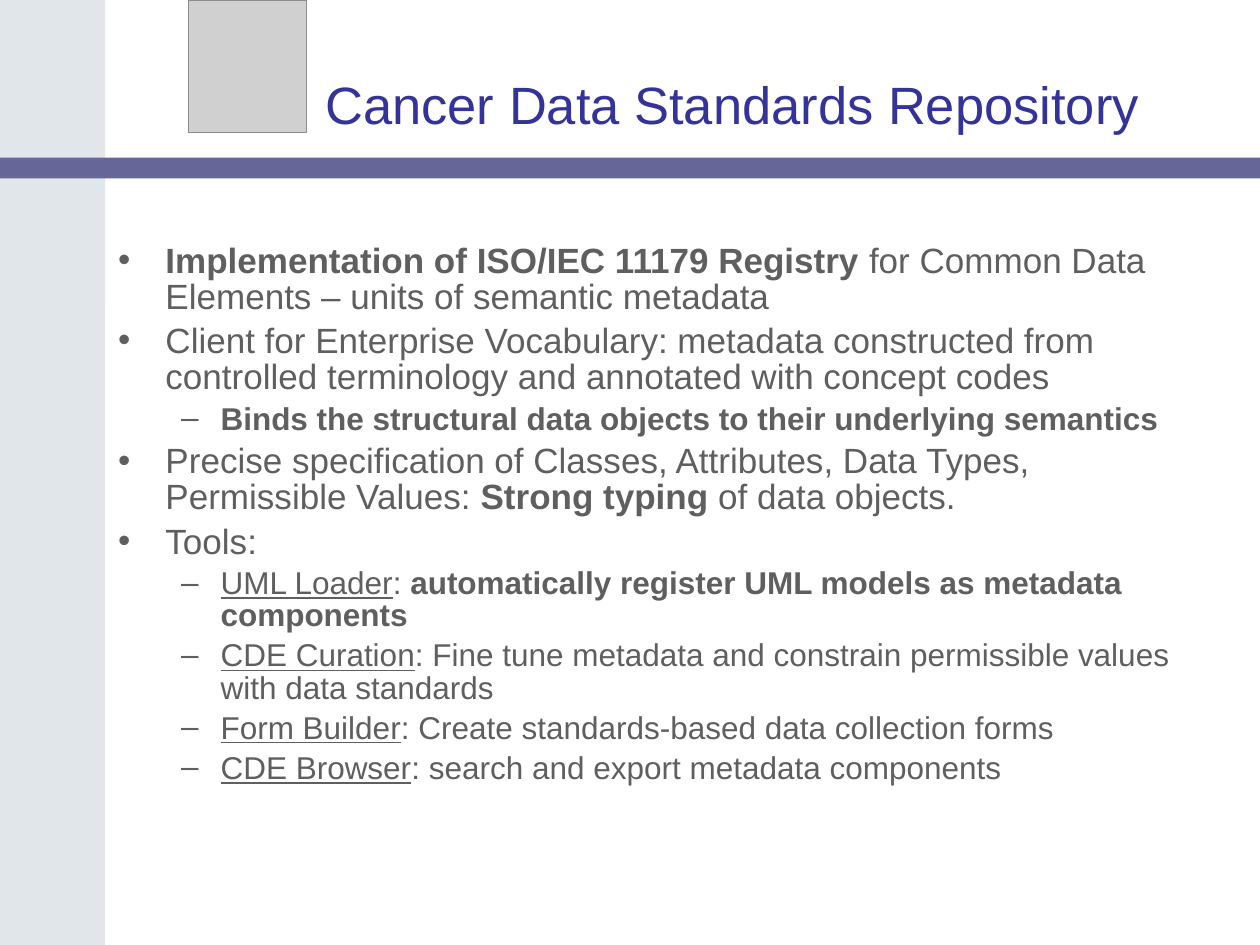
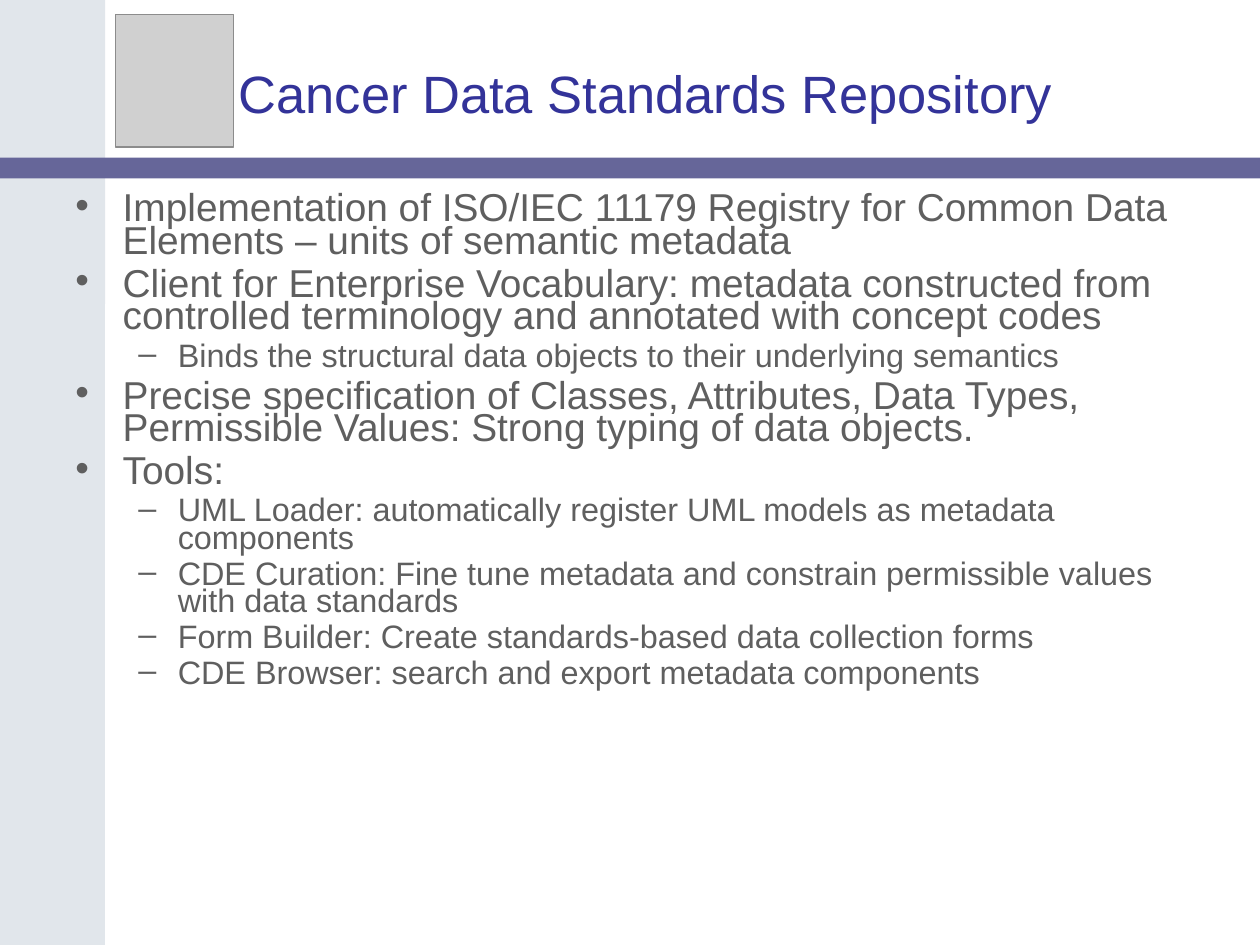
Before and after one commit to NCIP/cagrid-portal, a slide deck: slide 6 of cagrid-1-0/Documentation/presentations/200607_VCDE_ARCH/caGrid-1.0_Beta_Metadata.ppt. Drawn at 1260x945 pixels with LibreOffice and Linux fonts; fonts in the diff are those of the drawing; grey boxes stand for pictures; background and template pictures are left out. Boxes give left, top, right and bottom in pixels: in the first picture for what was removed or moved away, otherwise in the second. Text is boxed around its words. In the diff, an @@ line names an element or a change of style, - is before the commit and + after.

```diff
--- a/cagrid-1-0/Documentation/presentations/200607_VCDE_ARCH/caGrid-1.0_Beta_Metadata.ppt
+++ b/cagrid-1-0/Documentation/presentations/200607_VCDE_ARCH/caGrid-1.0_Beta_Metadata.ppt
@@ picture: place and size @@
-picture at (189,0,307,132)
+picture at (116,14,234,146)
@@ title "Cancer Data Standards Repository": place and size @@
-title "Cancer Data Standards Repository" at (325,86,1139,135)
+title "Cancer Data Standards Repository" at (239,75,1052,124)
@@ text "Implementation of ISO/IEC 11179 Registry ...": place and size @@
-text "Implementation of ISO/IEC 11179 Registry ..." at (165,247,1169,785)
+text "Implementation of ISO/IEC 11179 Registry ..." at (123,193,1167,690)
@@ text "Implementation of ISO/IEC 11179 Registry ..." at (123,193,1167,690): size 20 to 22.2 pt in "Implementation of ISO/IEC 11179 Registry for Common ...", "Client for Enterprise Vocabulary: metadata constructed from ...", "Precise specification of Classes, Attributes, Data Types, ...", "Tools:"; bold off in "Implementation of ISO/IEC 11179 Registry", "Binds the structural data objects to their ...", "Strong typing", "automatically register UML models as metadata components"; size 18 to 18.5 pt in "Binds the structural data objects to their ...", "UML Loader: automatically register UML models as ...", "CDE Curation: Fine tune metadata and constrain ...", "Form Builder: Create standards-based data collection forms" and 1 more places; underline off in "UML Loader:", "CDE Curation:", "Form Builder:", "CDE Browser:"; line spacing 0.85 to 0.7; more space between paragraphs @@
```
Also in this commit, not shown: 3 other slides changed, 7 slides added, 2 slides removed.
